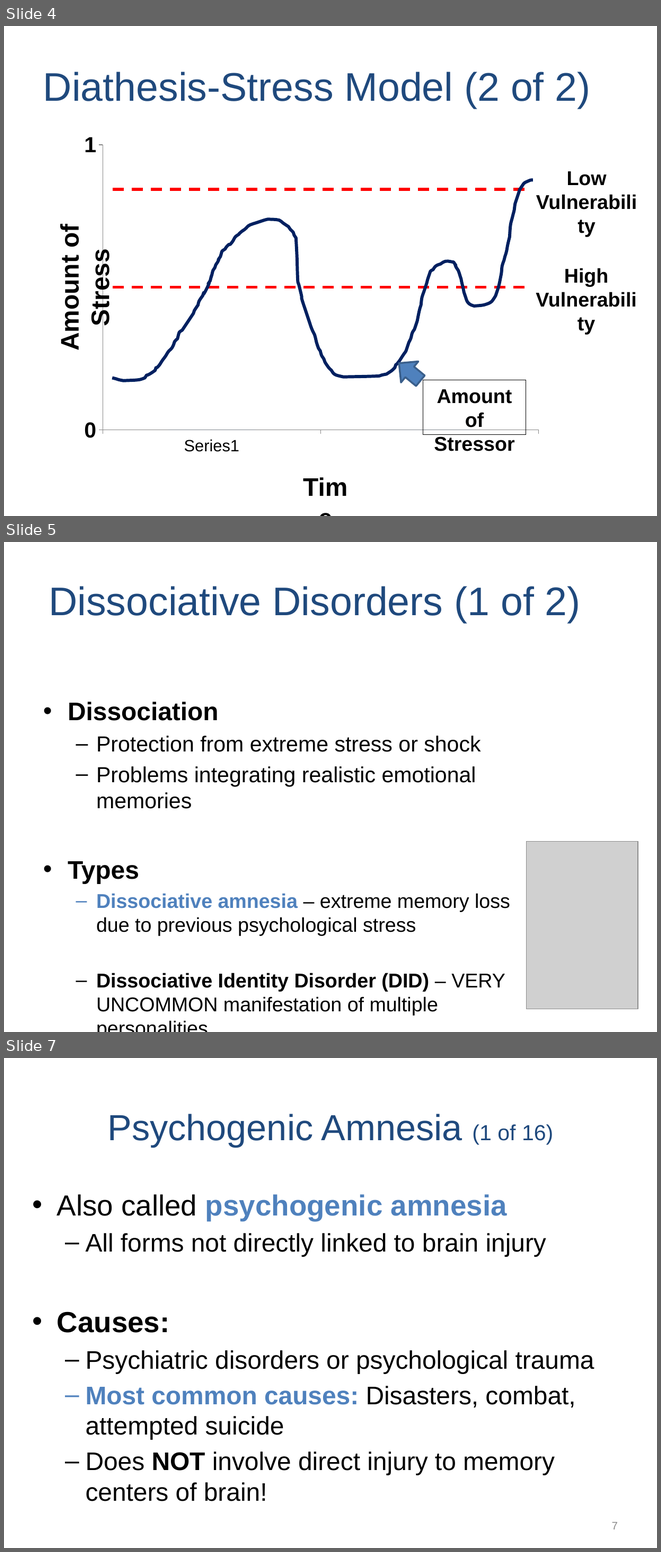
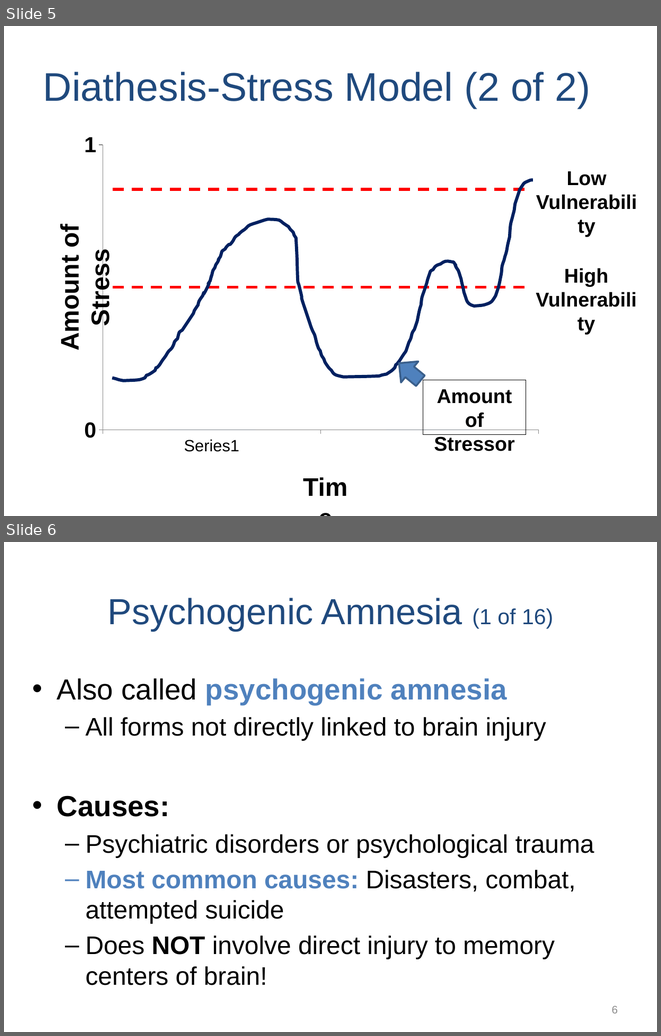
Before and after one commit to npm27/Teaching-Materials, a slide deck: Memory/Slides/Chapter 11.PPTX. Shown one above the other, each under a label of ours: slides 4, 5 and 7 before the commit, slides 5 and 6 after it; the slides between them are not shown. The pictures are 661x1552 and 661x1036 pixels, drawn with LibreOffice and Linux fonts; fonts in the diff are those of the drawing; grey boxes stand for pictures. Boxes give left, top, right and bottom in pixels: in the first picture for what was removed or moved away, otherwise in the second. Text is boxed around its words. In the diff, an @@ line names an element or a change of style, - is before the commit and + after.

```diff
--- a/Memory/Slides/Chapter 11.PPTX
+++ b/Memory/Slides/Chapter 11.PPTX
@@ slide 5 removed at bbox=[4, 542, 657, 1032], background #FFFFFF @@
@@ title removed at bbox=[49, 586, 581, 623] @@
-Dissociative Disorders (1 of 2)
@@ text removed at bbox=[68, 702, 510, 1015] @@
-• Dissociation
-  – Protection from extreme stress or shock
-  – Problems integrating realistic emotional memories
-• Types
-  – Dissociative amnesia – extreme memory loss due to previous psychological stress
-  – Dissociative Identity Disorder (DID) – VERY UNCOMMON manifestation of multiple personalities
@@ picture removed at bbox=[527, 841, 638, 1008] @@
@@ what was slide 4 is now slide 5 @@
@@ what was slide 7 is now slide 6 @@
@@ page number at bbox=[612, 1006, 618, 1013]: text changed @@
-7
+6
```
Also in this commit, not shown: 3 slides changed, 2 slides added, 1 other slide removed.
